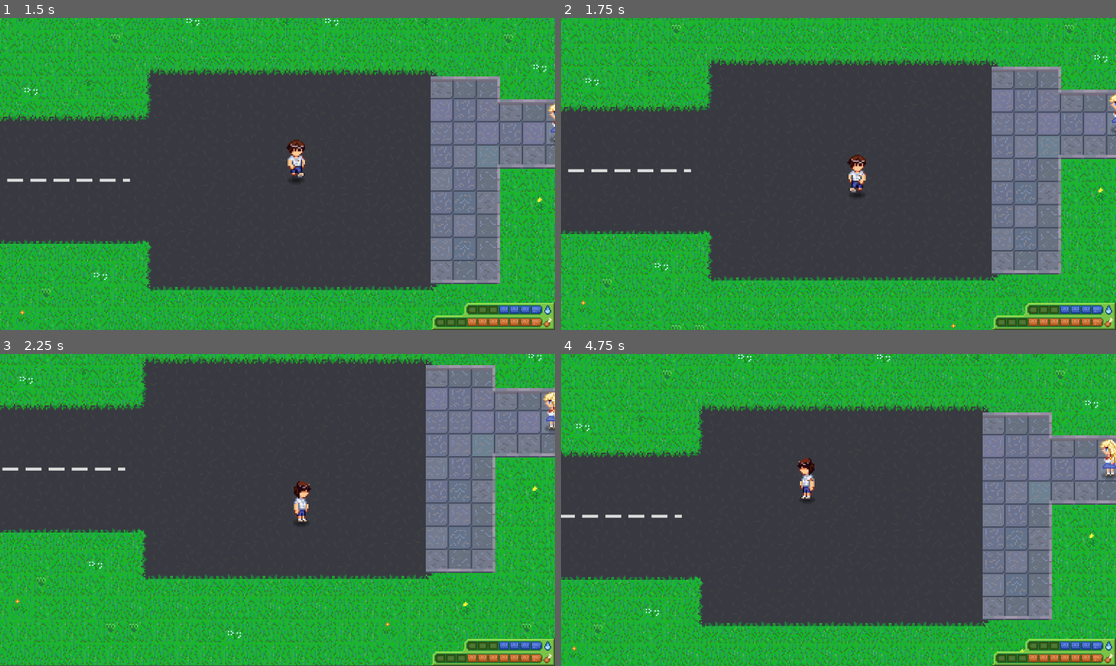
Above: before the commit, frames 1-4 (two rows, left to right).
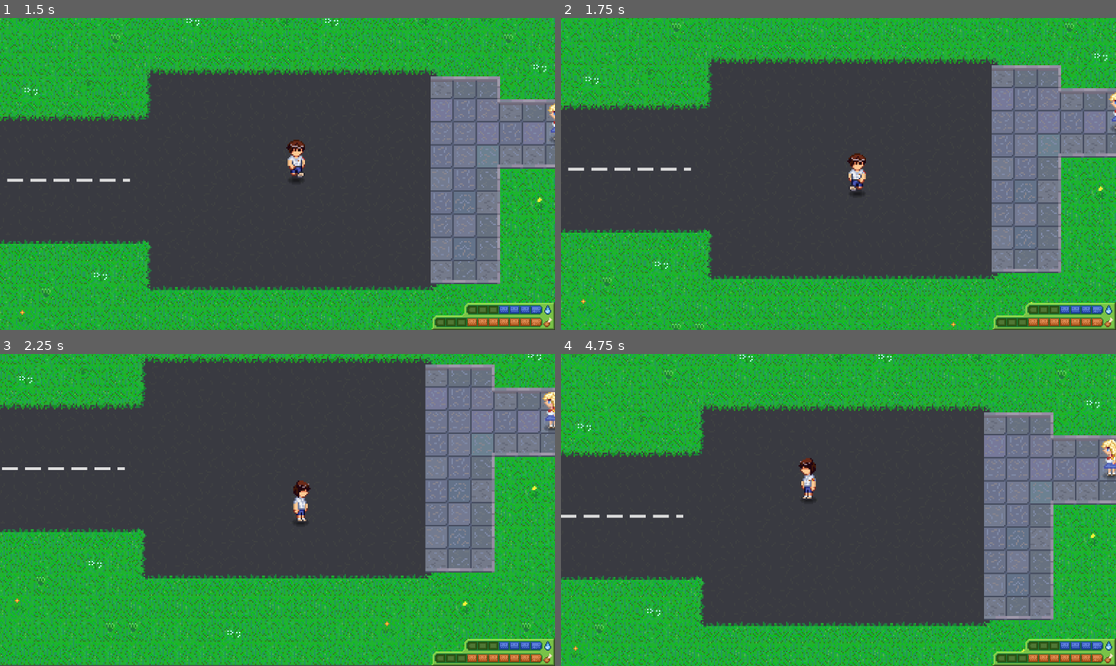
Above: after the commit, the same moments.

Repository: MrMinyUkho/everlasting-sovyonok
Game: Godot game, scene res://maps/DevRoom.tscn
The game is run twice, just before and just after one commit, with the same random seed, the same clock (stepped at 60 frames per second) and the same inputs.
Inputs (mouse positions are in pixels of both pictures, inside the frame that each line leads up to):
- Up to frame 1 (1.5 s): move the mouse to (399, 158) at 0.52 s; hold Right (move_right) 0.53-1.28 s; hold Shift (move_walk) 0.53-1.28 s; click (399, 158) at 0.67 s; move the mouse to (166, 189) at 1.27 s; hold S (move_down) from 1.28 s (still down); tap Shift (move_walk) at 1.35 s
- Up to frame 2 (1.75 s): keep holding S (move_down)
- Up to frame 3 (2.25 s): move the mouse to (333, 441) at 2.02 s; release S (move_down) at 2.03 s; hold Right (move_right) from 2.03 s (still down); hold Shift (move_walk) from 2.03 s (still down)
- Up to frame 4 (4.75 s): move the mouse to (810, 572) at 2.77 s; release Right (move_right) at 2.78 s; release Shift (move_walk) at 2.78 s; hold W (move_up) 2.78-3.53 s; tap Shift (move_walk) at 2.85, 4.35 s; click (810, 572) at 2.92 s; move the mouse to (1005, 556) at 3.52 s; hold Shift (move_walk) 3.53-4.28 s; hold Left (move_left) from 3.53 s (still down); move the mouse to (672, 463) at 4.27 s

Frame 1 is identical in both runs. In frame 2, 23% of the frame differs, in the area x 0-100%, y 0-100%; in frame 3, 15%; in frame 4, 29%.

Commit message:
Ещё пару багов

Diff:
--- a/EverlastingSovyonok/characters/NPC.tscn
+++ b/EverlastingSovyonok/characters/NPC.tscn
@@ -5,14 +5,11 @@
 [ext_resource type="Script" path="res://scripts/characters/NPC.gd" id="3"]
 
 [sub_resource type="RectangleShape2D" id="19"]
-size = Vector2(10, 6)
+size = Vector2(10, 5)
 
 [node name="CharacterBody2D" type="CharacterBody2D"]
 scale = Vector2(3, 3)
 script = ExtResource("3")
-
-[node name="CollisionShape2D" type="CollisionShape2D" parent="."]
-shape = SubResource("19")
 
 [node name="Sprite2D" type="Sprite2D" parent="."]
 texture = ExtResource("2")
@@ -21,3 +18,6 @@
 position = Vector2(0, -12)
 sprite_frames = ExtResource("1")
 animation = &"down"
+
+[node name="CollisionShape2D" type="CollisionShape2D" parent="."]
+shape = SubResource("19")
--- a/EverlastingSovyonok/characters/Player.tscn
+++ b/EverlastingSovyonok/characters/Player.tscn
@@ -8,7 +8,7 @@
 [ext_resource type="Texture2D" uid="uid://c3ol3etjj5sei" path="res://assets/Sprites/SamePerson/InGame/Shadow.png" id="6"]
 
 [sub_resource type="RectangleShape2D" id="19"]
-size = Vector2(12, 7)
+size = Vector2(12, 6)
 
 [sub_resource type="AtlasTexture" id="2"]
 atlas = ExtResource("1")
@@ -150,7 +150,7 @@
 script = ExtResource("5")
 
 [node name="CollisionShape2D" type="CollisionShape2D" parent="."]
-position = Vector2(0, -0.5)
+position = Vector2(0, -0.666667)
 shape = SubResource("19")
 
 [node name="Sprite2D" type="Sprite2D" parent="."]
--- a/EverlastingSovyonok/scripts/characters/NPC.gd
+++ b/EverlastingSovyonok/scripts/characters/NPC.gd
@@ -35,13 +35,16 @@
 				get_parent().NPCs_signals[whoami] = []
 			get_parent().NPCs_signals[whoami].append(signal_to_parent)
 			state = "idle"
-			vel = 0
+			velocity = Vector2.ZERO
 
 	if state == "move":
 		vel = 10
 		if dir.lenght() < 5:
 			state = "idle"
 			vel = 0
+	if state == "idle":
+		velocity = Vector2.ZERO
+		dir = Vector2.ZERO
 
 	@warning_ignore("integer_division")
 	$AnimatedSprite2D.speed_scale = vel / 6
@@ -65,8 +68,7 @@
 			$AnimatedSprite2D.frame = 0
 			$AnimatedSprite2D.stop()
 
-# warning-ignore:unused_argument
 func _physics_process(_delta):
-	self.set_velocity(dir.normalized()*vel*16)
-	self.move_and_slide()
-	dir = self.velocity
+	if state != "idle":
+		self.set_velocity(dir.normalized()*160)
+		self.move_and_slide()
--- a/EverlastingSovyonok/scripts/characters/Player.gd
+++ b/EverlastingSovyonok/scripts/characters/Player.gd
@@ -41,14 +41,14 @@
 			dir.y = 0
 
 	dir = dir.normalized() # нормализация движения по диагонали
-	# warning-ignore:return_value_discarded
+	self.set_velocity(dir*vel*17)
+	self.move_and_slide()
 
 # Графика
 # warning-ignore:unused_argument
 func _process(_delta):
 	# Анимации ходьбы
-	self.set_velocity(dir*vel*17)
-	self.move_and_slide()
+
 
 	if dir == Vector2(0, 0):
 		$AnimatedSprite2D.frame = 0
--- a/EverlastingSovyonok/scripts/map/LevelScript.gd
+++ b/EverlastingSovyonok/scripts/map/LevelScript.gd
@@ -87,7 +87,6 @@
 				NPCs_signals[i].remove_at(j)
 				break
 			elif "choice:" in NPCs_signals[i][j]:
-				print(NPCs_signals[i][j])
 				parser.note_choice(NPCs_signals[i][j].replace("choice:", ""))
 				UI.vars = parser.vars
 				NPCs_signals[i].remove_at(j)
--- a/EverlastingSovyonok/scripts/ui/GameUI.gd
+++ b/EverlastingSovyonok/scripts/ui/GameUI.gd
@@ -179,7 +179,7 @@
 					break
 				var tileid = charmap[text_line[i]]
 				@warning_ignore("integer_division")
-				DG_Text.set_cell(0, Vector2i(x%((cell_columns-1)*3),x/((cell_columns-1)*3)), 0, tileid)
+				DG_Text.set_cell(0, Vector2i(x%((cell_columns-2)*3+2),x/((cell_columns-2)*3+2)), 0, tileid)
 				x += 1
 			if skip and Input.is_action_just_pressed("d_skip"):
 				currentline += 1
